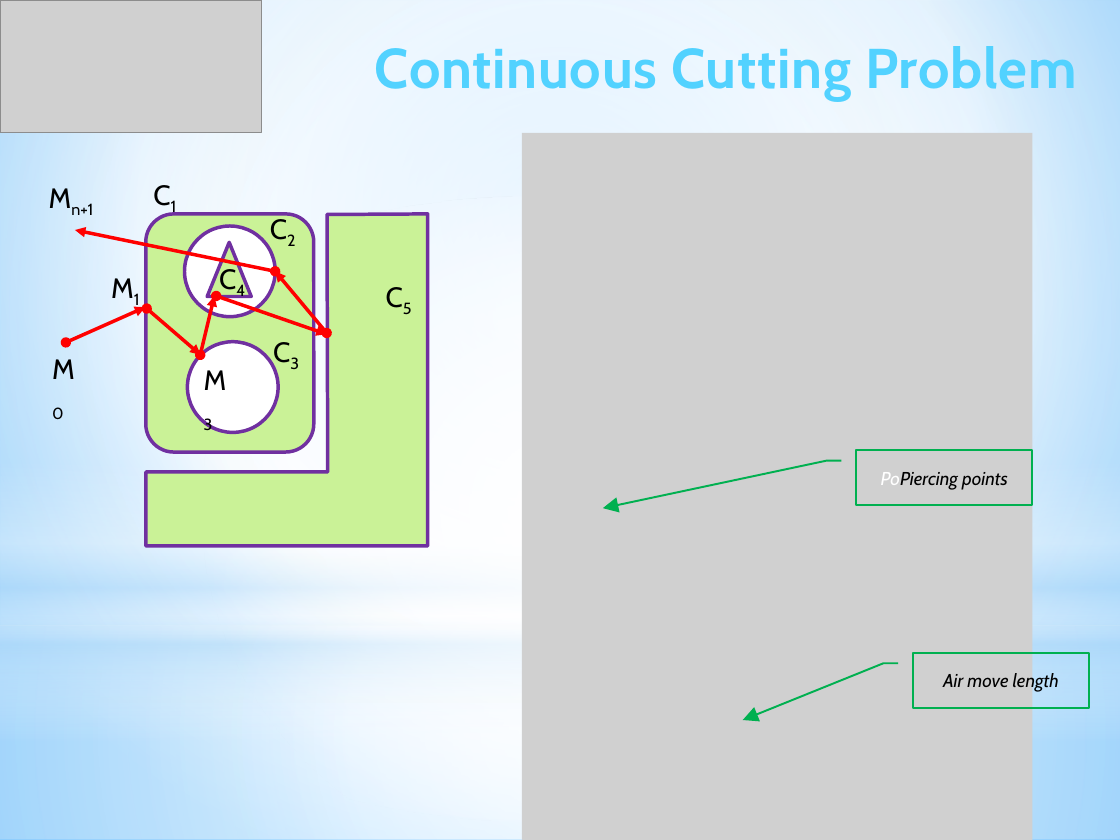
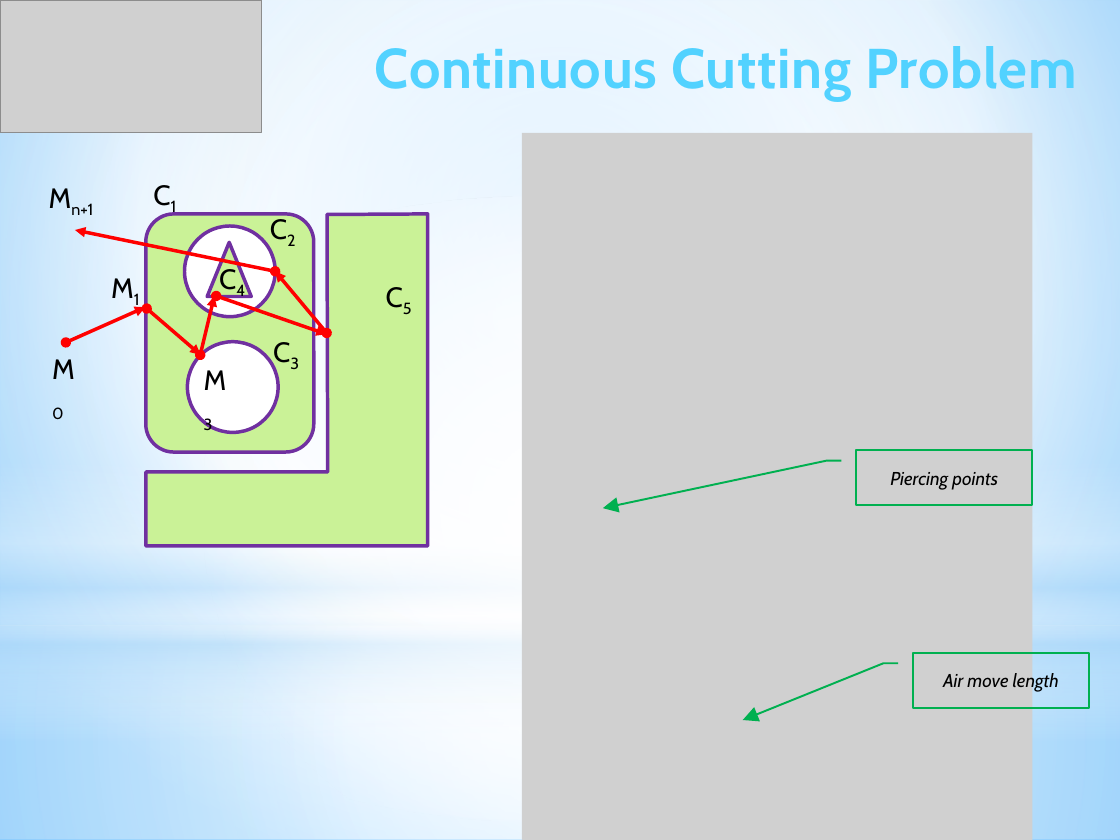
Before and after one commit to ukoloff/LaTeX, a slide deck: slide 6 of motor2019/pptx/Report.pptx. Drawn at 1120x840 pixels with LibreOffice and Linux fonts; fonts in the diff are those of the drawing; grey boxes stand for pictures. Boxes give left, top, right and bottom in pixels: in the first picture for what was removed or moved away, otherwise in the second. Text is boxed around its words. In the diff, an @@ line names an element or a change of style, - is before the commit and + after.

```diff
--- a/motor2019/pptx/Report.pptx
+++ b/motor2019/pptx/Report.pptx
@@ text in border callout at box(890, 472, 998, 490): text changed @@
-PoPiercing points
+Piercing points
```
Also in this commit, not shown: 3 other slides changed.
